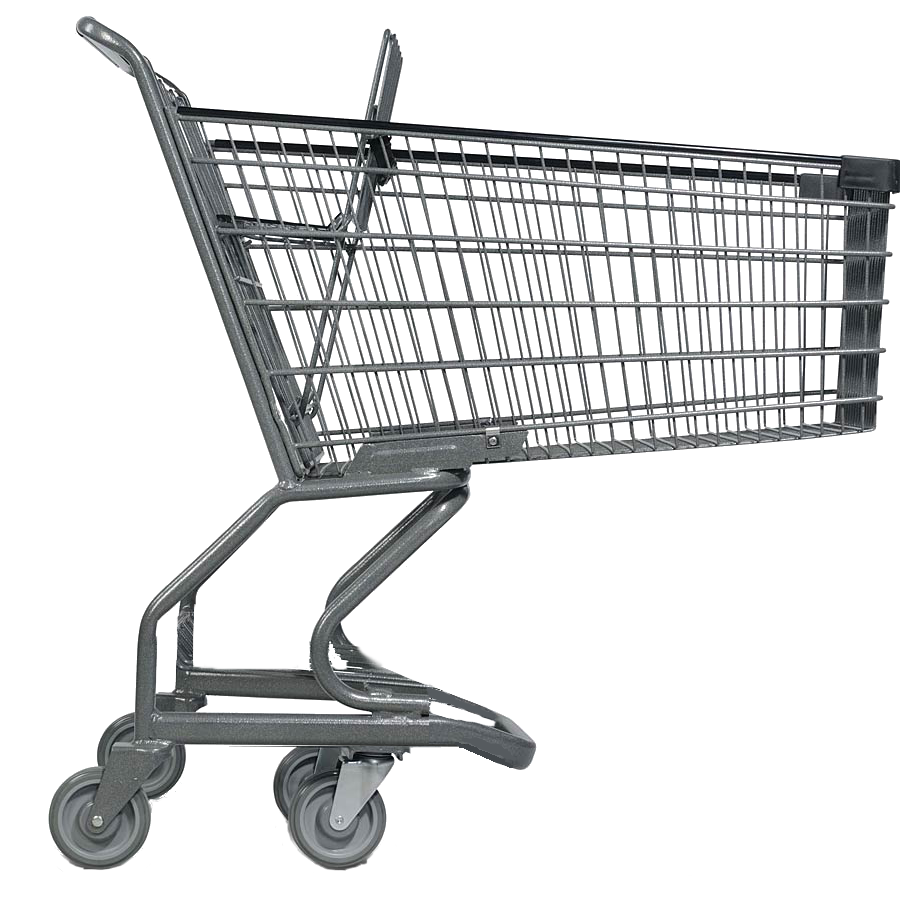
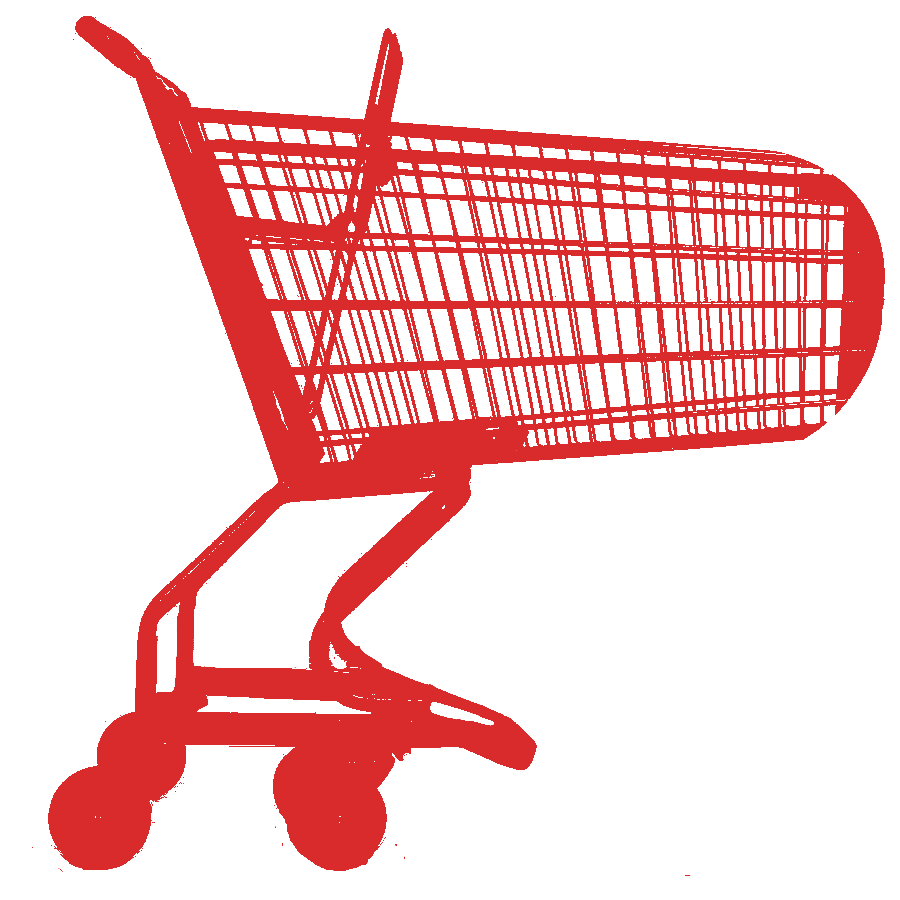
Two versions of the same layered image (w=900, h=900). Layer-by-layer changes:
added layer "Pasted Layer" above "P #1" over [489, 134, 885, 464]
painted on "shopping cart.jpg #1" over [32, 16, 900, 876]
